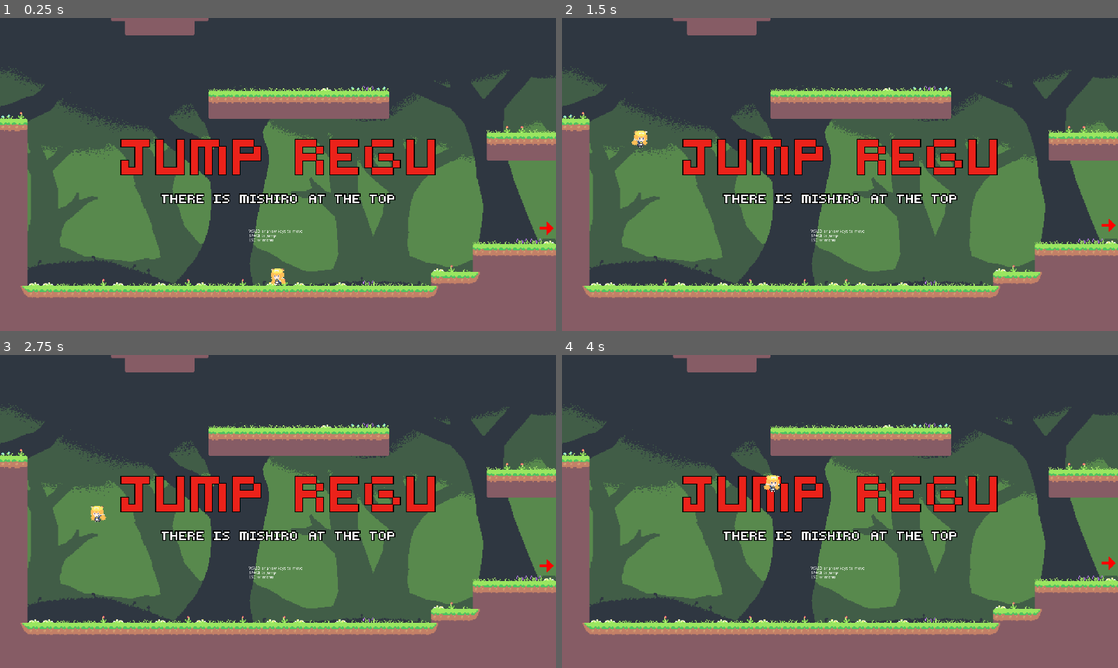
Above: before the commit, frames 1-4 (two rows, left to right).
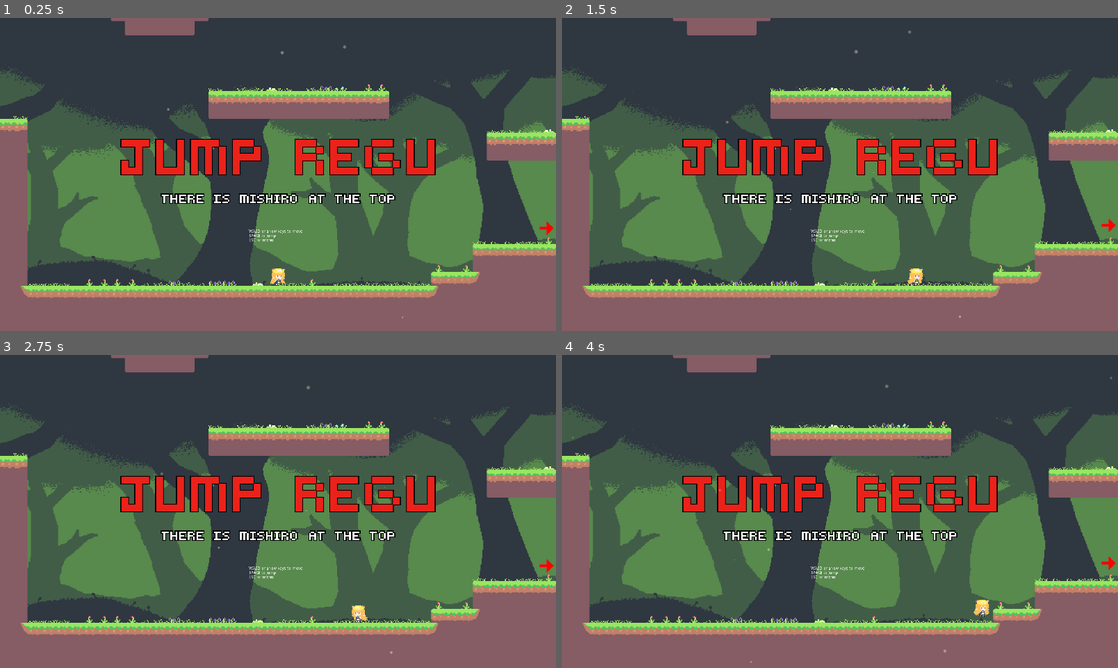
Above: after the commit, the same moments.

Repository: FluffyLuffie/JumpRegu
Game: Godot game, scene res://scenes/GameWorld.tscn
The game is run twice, just before and just after one commit, with the same random seed, the same clock (stepped at 60 frames per second) and the same inputs.
Inputs (mouse positions are in pixels of both pictures, inside the frame that each line leads up to):
- Up to frame 1 (0.25 s): no input
- Up to frame 2 (1.5 s): move the mouse to (962, 158) at 0.52 s; hold D (right) from 0.53 s (still down); right-click (962, 158) at 0.6 s; tap Space (jump) at 0.77 s; move the mouse to (728, 190) at 1.27 s; right-click (728, 190) at 1.35 s
- Up to frame 3 (2.75 s): tap Space (jump) at 1.52 s; move the mouse to (333, 442) at 2.02 s; release D (right) at 2.03 s; hold A (left) from 2.03 s (still down); right-click (333, 442) at 2.1 s
- Up to frame 4 (4 s): move the mouse to (812, 574) at 2.77 s; release A (left) at 2.78 s; hold D (right) from 2.78 s (still down); right-click (812, 574) at 2.85 s; tap Space (jump) at 3.02, 3.77 s; move the mouse to (1006, 558) at 3.52 s; right-click (1006, 558) at 3.6 s

The runs differ from the first frame. In frame 1, 0.9% of the frame differs, in the area x 0-100%, y 8-96%; in frame 2, 1.1%; in frame 3, 1.1%; in frame 4, 1.1%, in the area x 0-100%, y 6-99%.

Commit message:
dust particles

Diff:
--- /dev/null
+++ b/scenes/Dust.tscn
@@ -0,0 +1,46 @@
+[gd_scene load_steps=7 format=2]
+
+[ext_resource path="res://sprites/softCircle.png" type="Texture" id=1]
+
+[sub_resource type="Gradient" id=2]
+colors = PoolColorArray( 1, 1, 0.921569, 0.568627, 1, 1, 0.537255, 0 )
+
+[sub_resource type="GradientTexture" id=3]
+gradient = SubResource( 2 )
+
+[sub_resource type="Curve" id=4]
+_data = [ Vector2( 0, 0.361364 ), 0.0, 3.96172, 0, 0, Vector2( 1, 0 ), -1.22041, 0.0, 0, 0 ]
+
+[sub_resource type="CurveTexture" id=5]
+curve = SubResource( 4 )
+
+[sub_resource type="ParticlesMaterial" id=1]
+lifetime_randomness = 0.5
+emission_shape = 2
+emission_box_extents = Vector3( 400, 200, 1 )
+flag_disable_z = true
+spread = 180.0
+gravity = Vector3( 0, 0, 0 )
+initial_velocity = 8.0
+initial_velocity_random = 1.0
+angular_velocity = 84.71
+angular_velocity_random = 1.0
+orbit_velocity = 0.0
+orbit_velocity_random = 0.0
+linear_accel = 2.0
+damping = 1.0
+damping_random = 0.7
+angle = 720.0
+angle_random = 1.0
+scale = 0.01
+scale_random = 0.02
+scale_curve = SubResource( 5 )
+color_ramp = SubResource( 3 )
+
+[node name="Dust" type="Particles2D"]
+amount = 25
+lifetime = 20.0
+preprocess = 5.0
+visibility_rect = Rect2( -400, -200, 800, 400 )
+process_material = SubResource( 1 )
+texture = ExtResource( 1 )
--- a/scenes/GameWorld.tscn
+++ b/scenes/GameWorld.tscn
@@ -1,8 +1,9 @@
-[gd_scene load_steps=5 format=2]
+[gd_scene load_steps=6 format=2]
 
 [ext_resource path="res://scenes/Title.tscn" type="PackedScene" id=1]
 [ext_resource path="res://music/rainyWalk.ogg" type="AudioStream" id=2]
 [ext_resource path="res://scripts/SettingsUI.gd" type="Script" id=3]
+[ext_resource path="res://scenes/Dust.tscn" type="PackedScene" id=4]
 [ext_resource path="res://scripts/GameWorld.gd" type="Script" id=5]
 
 [node name="GameWorld" type="Node2D"]
@@ -32,6 +33,8 @@
 [node name="GameCamera" type="Camera2D" parent="ViewportContainer/Viewport"]
 current = true
 zoom = Vector2( 0.333, 0.333 )
+
+[node name="Dust" parent="ViewportContainer/Viewport" instance=ExtResource( 4 )]
 
 [node name="SettingsUI" type="Control" parent="."]
 pause_mode = 2
--- a/scenes/Regu.tscn
+++ b/scenes/Regu.tscn
@@ -144,9 +144,8 @@
 [node name="Sprite" type="Sprite" parent="."]
 texture = ExtResource( 2 )
 offset = Vector2( 0, -9 )
-flip_h = true
 region_enabled = true
-region_rect = Rect2( 0, 160, 32, 32 )
+region_rect = Rect2( 0, 0, 32, 32 )
 
 [node name="CollisionShape2D" type="CollisionShape2D" parent="."]
 shape = SubResource( 1 )
--- a/scenes/Truck.tscn
+++ b/scenes/Truck.tscn
@@ -20,3 +20,4 @@
 
 [node name="AudioStreamPlayer" type="AudioStreamPlayer" parent="."]
 stream = ExtResource( 3 )
+volume_db = 2.0
--- a/scripts/GameStates.gd
+++ b/scripts/GameStates.gd
@@ -57,8 +57,9 @@
 			for x in range(-20, 20):
 				# if above a valid tile is empty
 				if level_tiles.get_cell(x, y) == -1 and level_tiles.get_cell(x, y + 1) == 0:
-					plants.set_cell(x, y, rand.randi_range(0, 7), bool(rand.randi_range(0, 1)))
-
+					# chance for plant
+					if rand.randi_range(0, 9) > 1:
+						plants.set_cell(x, y, rand.randi_range(0, 7), bool(rand.randi_range(0, 1)))
 
 		game_vp.add_child(current_level)
 		game_vp.move_child(current_level, 1)
--- a/scripts/Regu.gd
+++ b/scripts/Regu.gd
@@ -36,8 +36,8 @@
 	if state == State.zenoJump:
 		return
 
-	if Input.is_action_just_pressed("teleport"):
-		position = get_global_mouse_position()
+	#if Input.is_action_just_pressed("teleport"):
+	#	position = get_global_mouse_position()
 
 	# warning-ignore:return_value_discarded
 	var next_velocity: Vector2 = move_and_slide(velocity, Vector2.UP)
